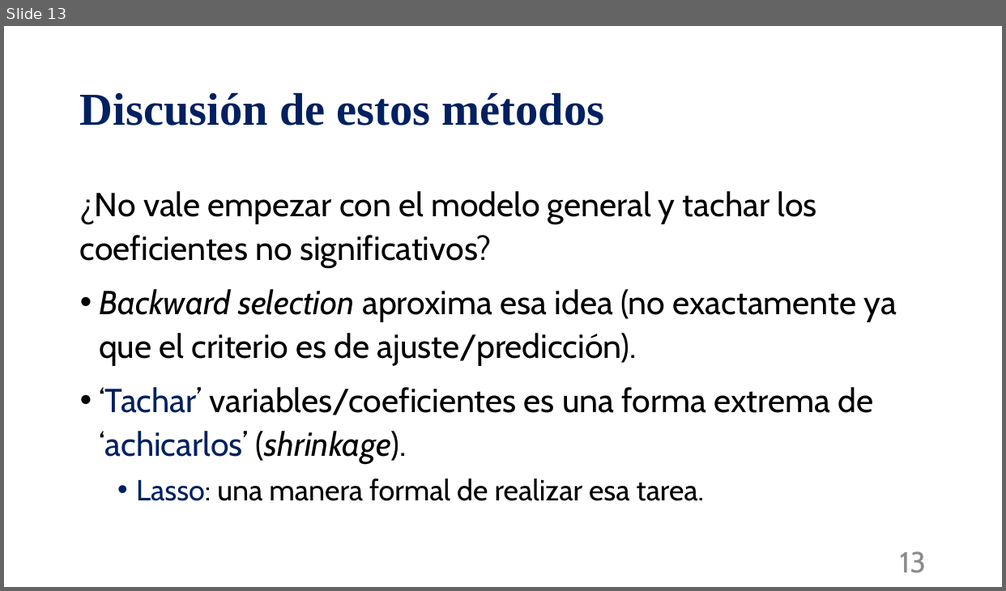
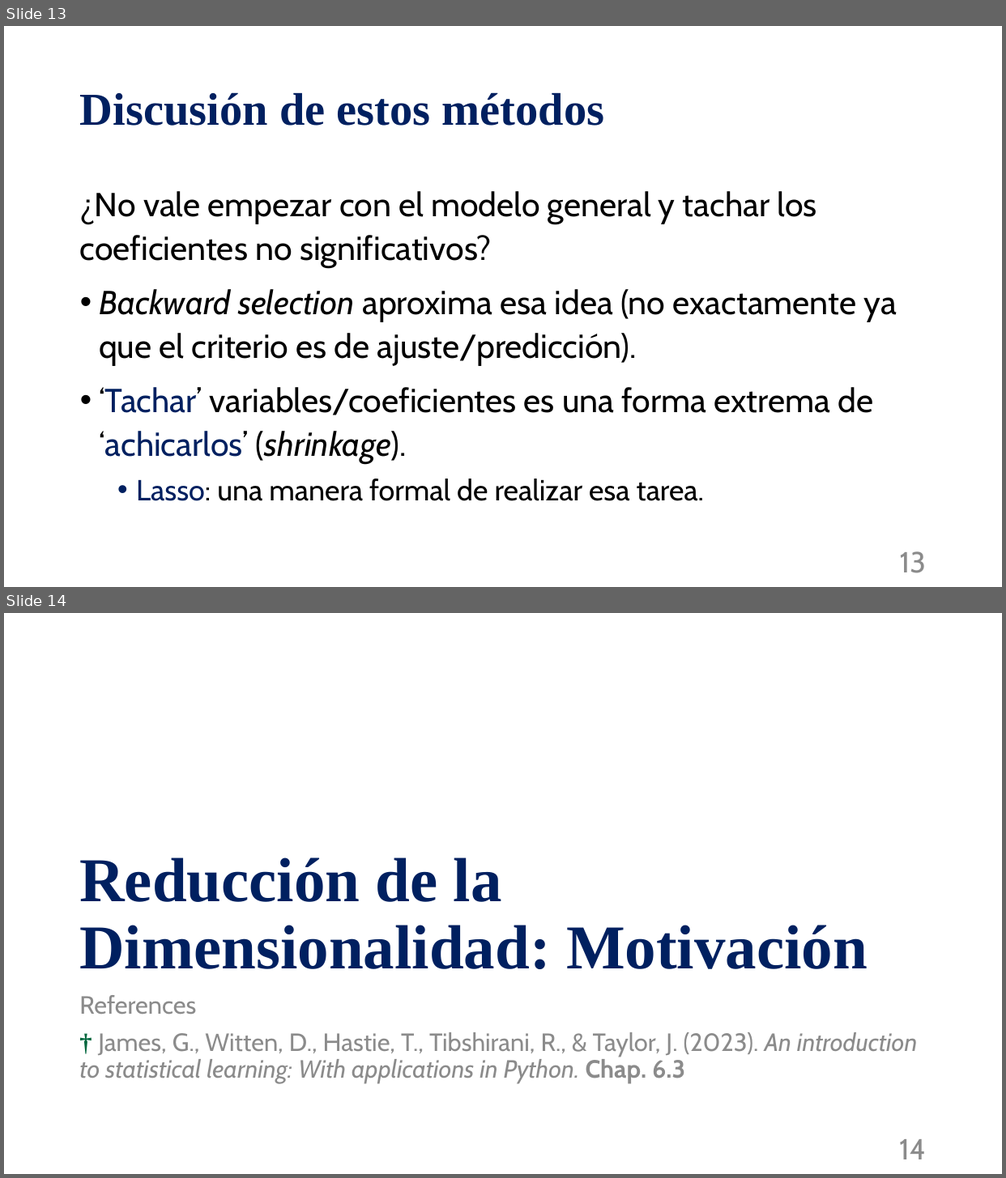
Before and after one commit to mnromero/BigData_UBA, a slide deck: Clase 09. Metodos de Regularizacion_Ridge_LASSO/C09_P2_seleccion_modelos_lineales.pptx. Shown one above the other, each under a label of ours: slide 13 before the commit, slides 13 and 14 after it. The pictures are 1006x591 and 1006x1178 pixels, drawn with LibreOffice and Linux fonts; fonts in the diff are those of the drawing. Boxes give left, top, right and bottom in pixels: in the first picture for what was removed or moved away, otherwise in the second. Text is boxed around its words. In the diff, an @@ line names an element or a change of style, - is before the commit and + after.

```diff
--- a/Clase 09. Metodos de Regularizacion_Ridge_LASSO/C09_P2_seleccion_modelos_lineales.pptx
+++ b/Clase 09. Metodos de Regularizacion_Ridge_LASSO/C09_P2_seleccion_modelos_lineales.pptx
@@ slide 14 added at <box>4,613,1002,1174</box>, background #FFFFFF @@
@@ title added at <box>79,858,867,969</box>, 60 pt, text #002060, bold @@
+Reducción de la Dimensionalidad: Motivación
@@ text added at <box>79,995,917,1084</box>, 24 pt, text #8C8C8C @@
+References
+† James, G., Witten, D., Hastie, T., Tibshirani, R., & Taylor, J. (2023). An introduction to statistical learning: With applications in Python. Chap. 6.3
@@ page number added at <box>899,1139,926,1160</box>, 28 pt, text #8C8C8C @@
+14
```
Also in this commit, not shown: 2 slides changed, 22 other slides added, 2 other files.
